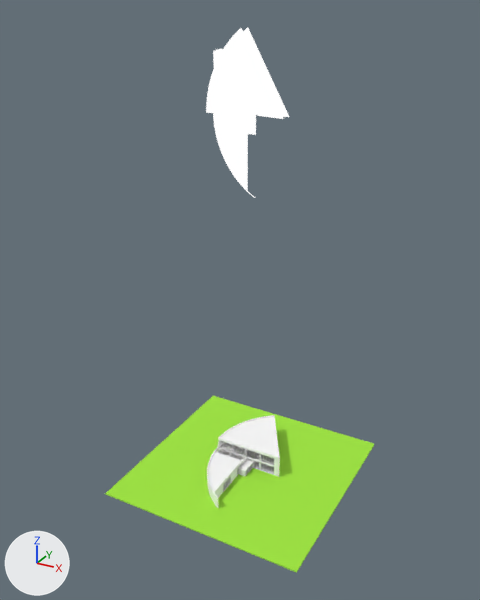
The glTF model public/scene.gltf as it was, and as the next commit left it.
Rendered twice from a 50 mm camera at (387.0, -726.0, 620.0) aimed at (-12.0, -1.0, 258.0). Arrows for +X, +Y and +Z are at lower left; the lights stay in place. The older version comes first. Where no turn or scale is listed for an object, it has been applied to the vertices.
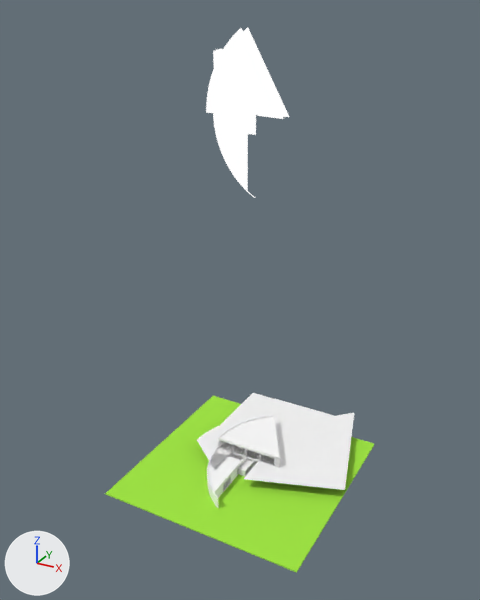
What differs and where, as boxes [x1, y1, x2, y2] in the pictures (480 x 600 px):
'second_floor_plane', added: after [197, 393, 354, 490]

Diff of the bpy script that builds the scene:
```diff
--- a/public/scene.gltf.py
+++ b/public/scene.gltf.py
@@ mat_invisible @@
+mat_invisible = principled_material('invisible')
+mat_invisible.base_color = (1.0, 1.0, 1.0)  # white #ffffff
+mat_invisible.metallic = 1.0
+mat_invisible.roughness = 1.0
@@ me_object_2_002 @@
+me_object_2_002.from_pydata(...)  # 51 vertices, 49 faces; spans x -88.0..158.0, y -52.0..192.0, z -2.0
+me_object_2_002.materials.append(mat_invisible)  # white #ffffff
@@ ob_second_floor_plane @@
+ob_second_floor_plane = bpy.data.objects.new('second_floor_plane', me_object_2_002)
+ob_second_floor_plane.location = (-4.0, 3.0, 2.0)
```
